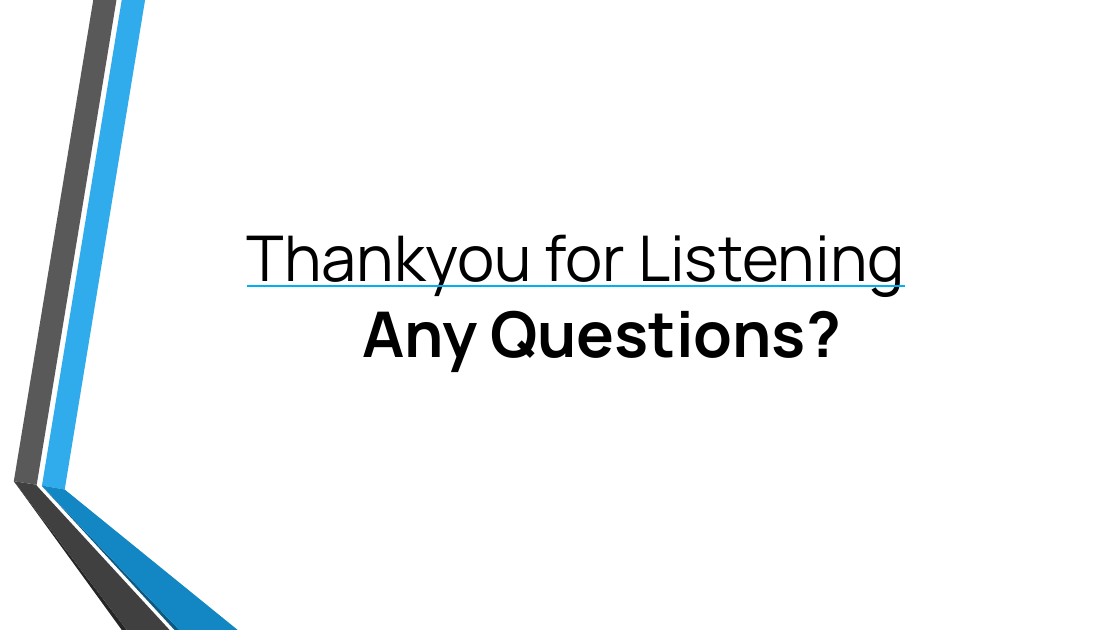
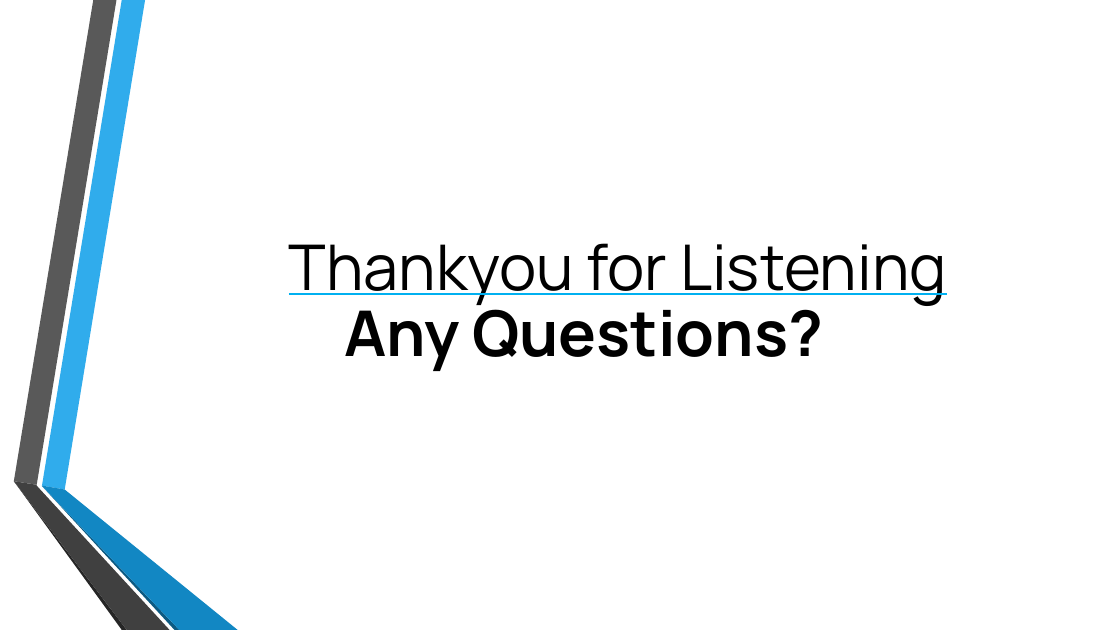
Before and after one commit to TomPlum/major-project, a slide deck: slide 18 of NodeJS/public/ppt/viva.pptx (slide 13 before the commit). Drawn at 1120x630 pixels with LibreOffice and Linux fonts; fonts in the diff are those of the drawing; background and template pictures are left out. Boxes give left, top, right and bottom in pixels: in the first picture for what was removed or moved away, otherwise in the second. Text is boxed around its words. In the diff, an @@ line names an element or a change of style, - is before the commit and + after.

```diff
--- a/NodeJS/public/ppt/viva.pptx
+++ b/NodeJS/public/ppt/viva.pptx
@@ title "Thankyou for Listening" moved from (x1=247, y1=234, x2=905, y2=297) to (x1=289, y1=243, x2=947, y2=306) @@
@@ text "Any Questions?" rewrapped from (x1=362, y1=310, x2=841, y2=372) to (x1=344, y1=297, x2=823, y2=371) @@
```
Also in this commit, not shown: 7 other slides changed, 10 slides added, 5 slides removed.
